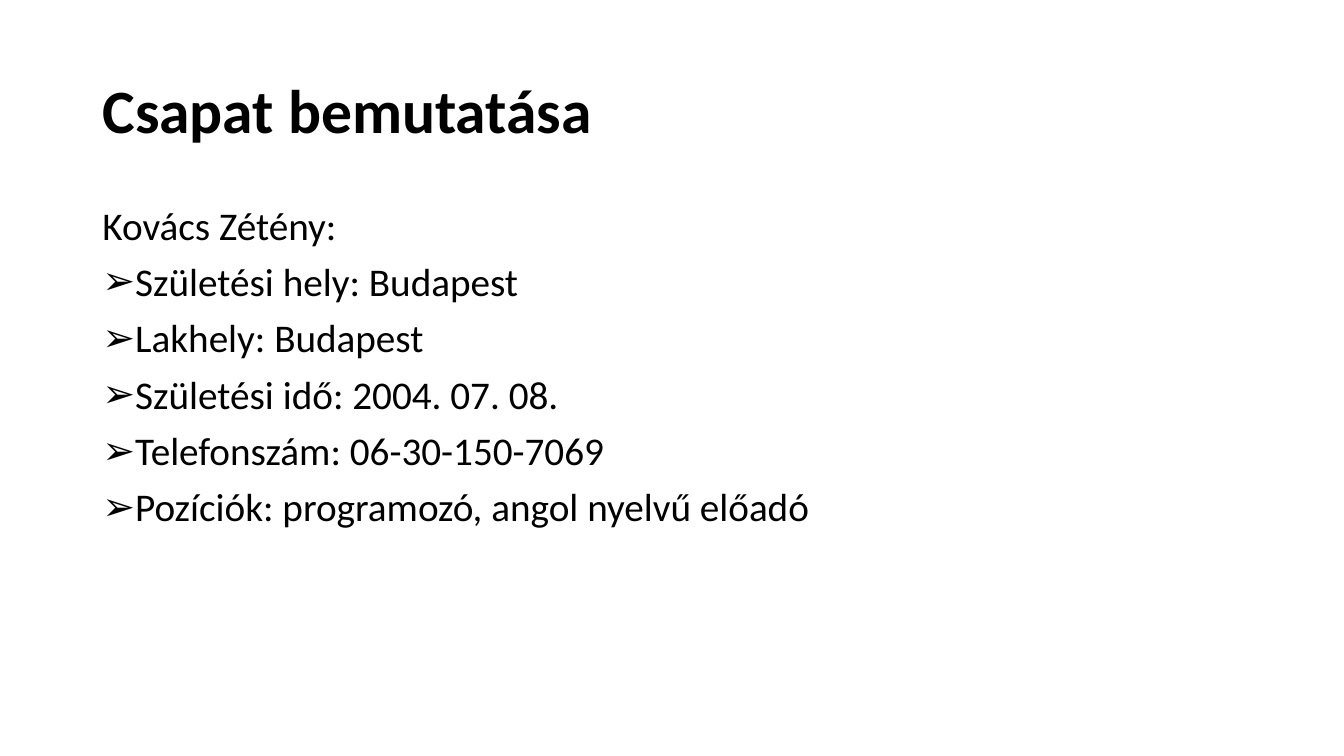
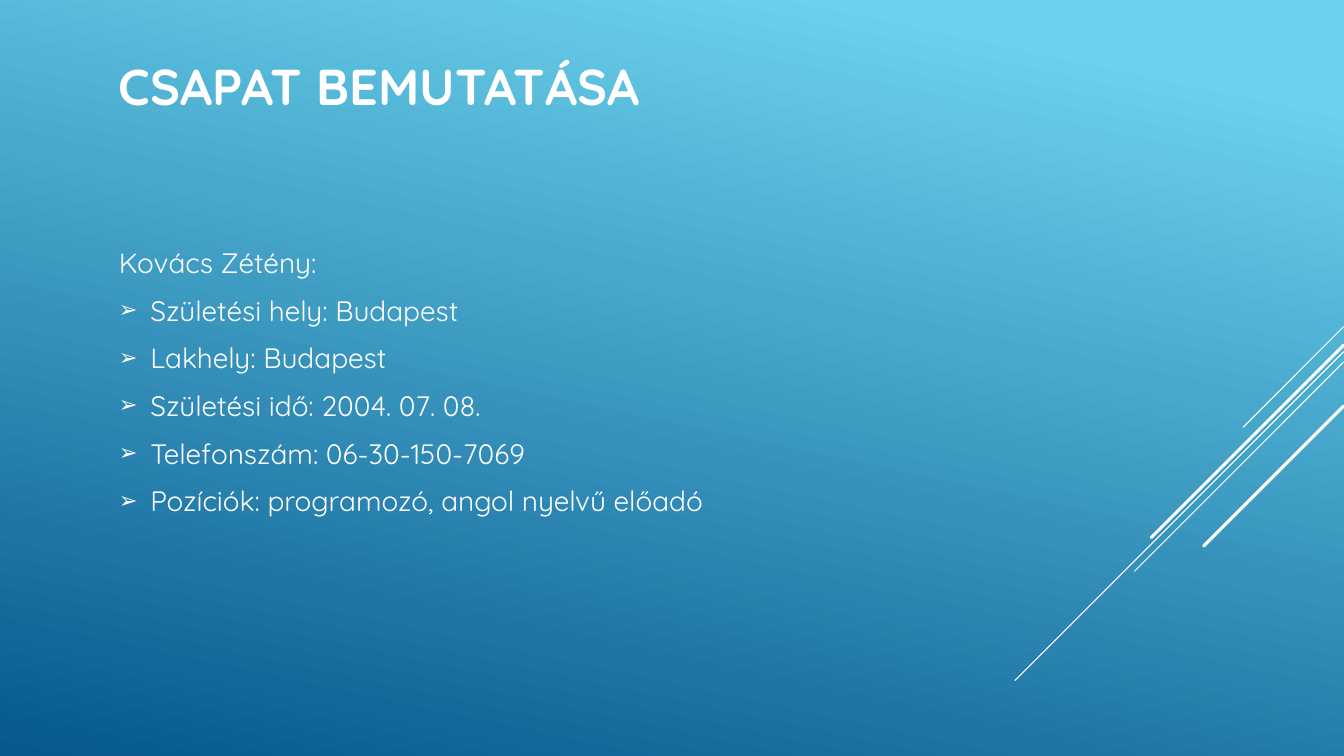
Before and after one commit to Bencee130/Quiz, a slide deck: slide 5 of Quiz bemutató.pptx. Drawn at 1344x756 pixels with LibreOffice and Linux fonts; fonts in the diff are those of the drawing. Boxes give left, top, right and bottom in pixels: in the first picture for what was removed or moved away, otherwise in the second. Text is boxed around its words. In the diff, an @@ line names an element or a change of style, - is before the commit and + after.

```diff
--- a/Quiz bemutató.pptx
+++ b/Quiz bemutató.pptx
@@ background #FFFFFF to gradient #6ED2EB to #06588E @@
@@ title at [119, 59, 639, 106]: text changed; size 44 to 36 pt; font Calibri to Quicksand; text colour #000000 to #FFFFFF @@
-Csapat bemutatása
+CSAPAT BEMUTATÁSA
@@ text "Kovács Zétény:": place and size @@
-text "Kovács Zétény:" at [102, 213, 809, 528]
+text "Kovács Zétény:" at [119, 253, 703, 517]
@@ text "Kovács Zétény:" at [119, 253, 703, 517]: size 28 to 20 pt, font Calibri to Quicksand, text colour #000000 to #FFFFFF; line spacing 0.9 to 1; indent changed; vertical alignment top to middle @@
@@ group added at [1015, 327, 1344, 681]: 5 lines @@
```
Also in this commit, not shown: 11 other slides changed, 1 other file.
